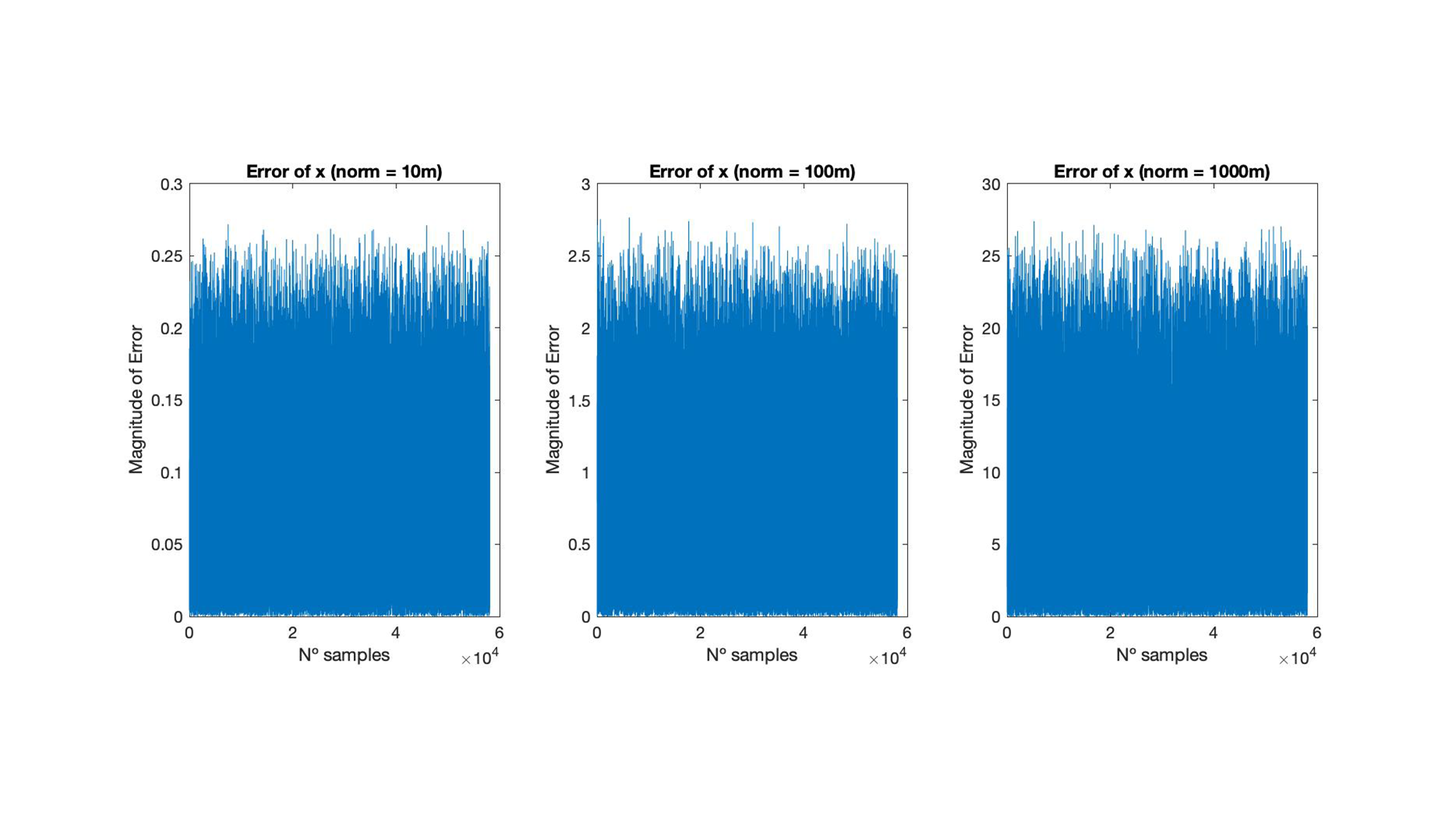
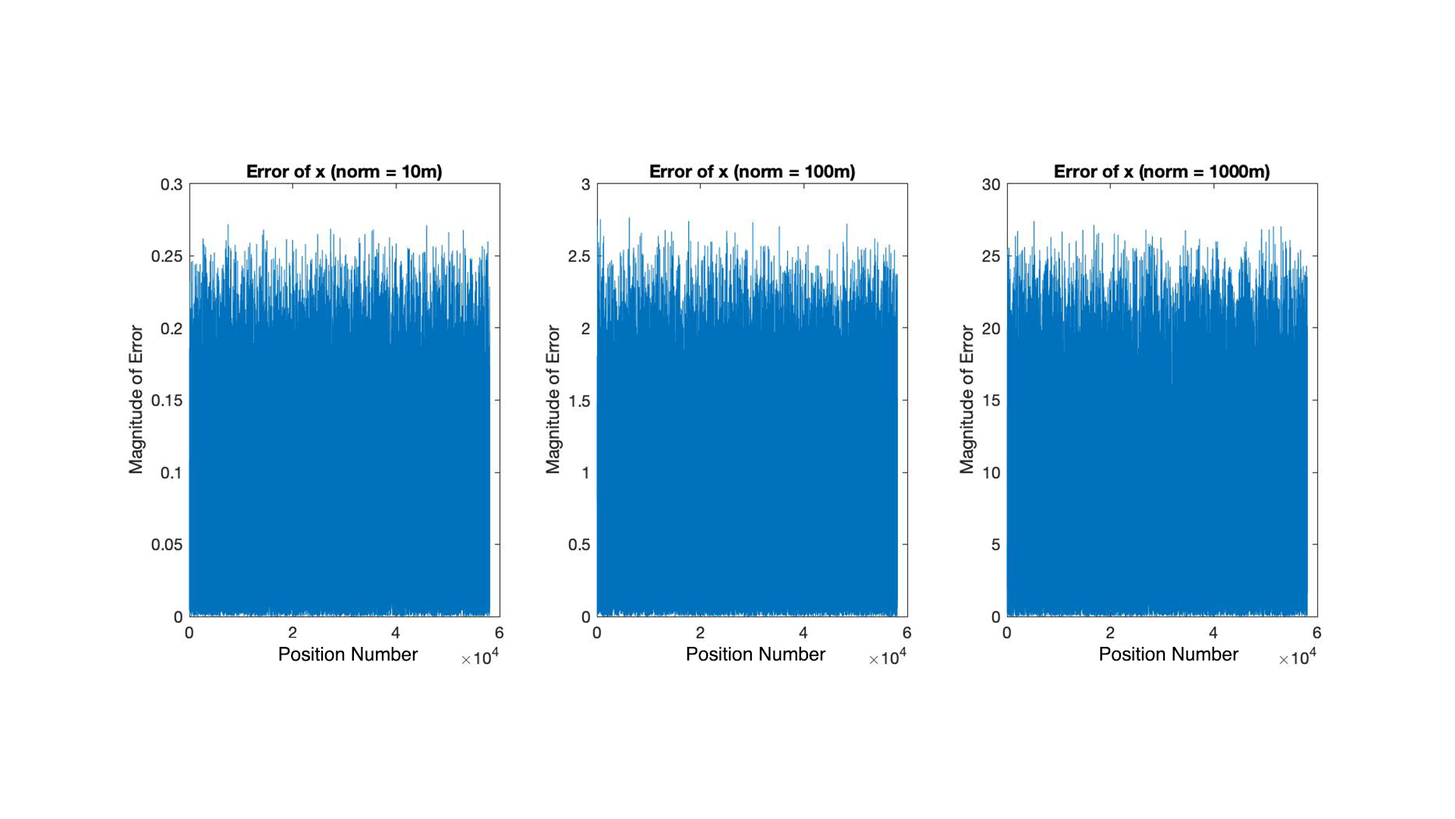
Two versions of the same layered image (1455x819). Layer-by-layer changes:
added layer "Position Number copy 2" above "Position Number copy" over [1099, 645, 1240, 661]
added layer "Position Number copy" above "Position Number" over [686, 645, 827, 661]
added layer "Position Number" above "Rectangle 1 copy 2" over [278, 646, 419, 661]
added layer "Rectangle 1 copy 2" above "Rectangle 1 copy" over [1099, 646, 1240, 668]
added layer "Rectangle 1 copy" above "Rectangle 1" over [686, 646, 827, 668]
added layer "Rectangle 1" above "plot-cart-A-n1000-title" over [278, 637, 392, 668]
